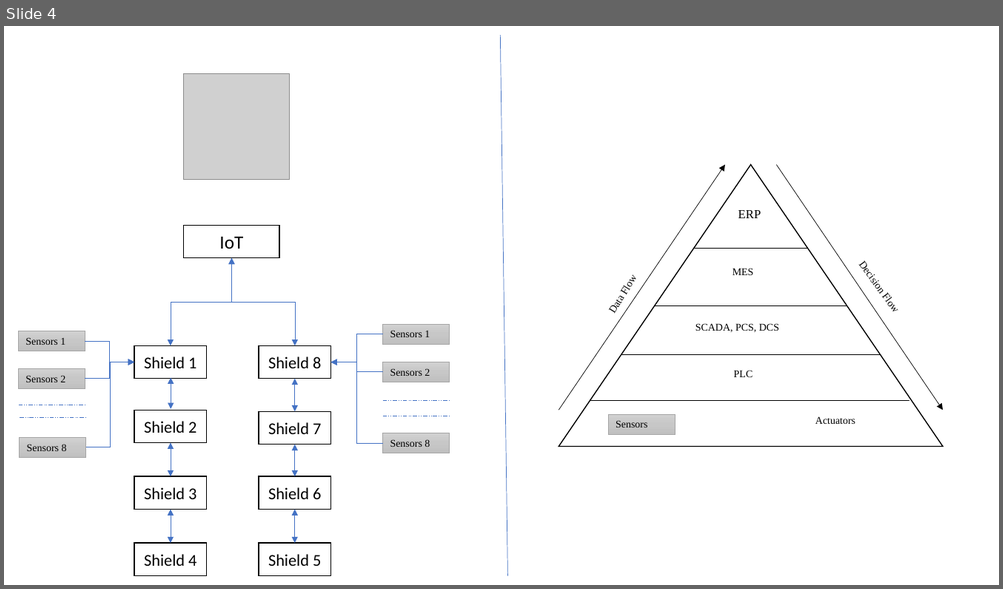
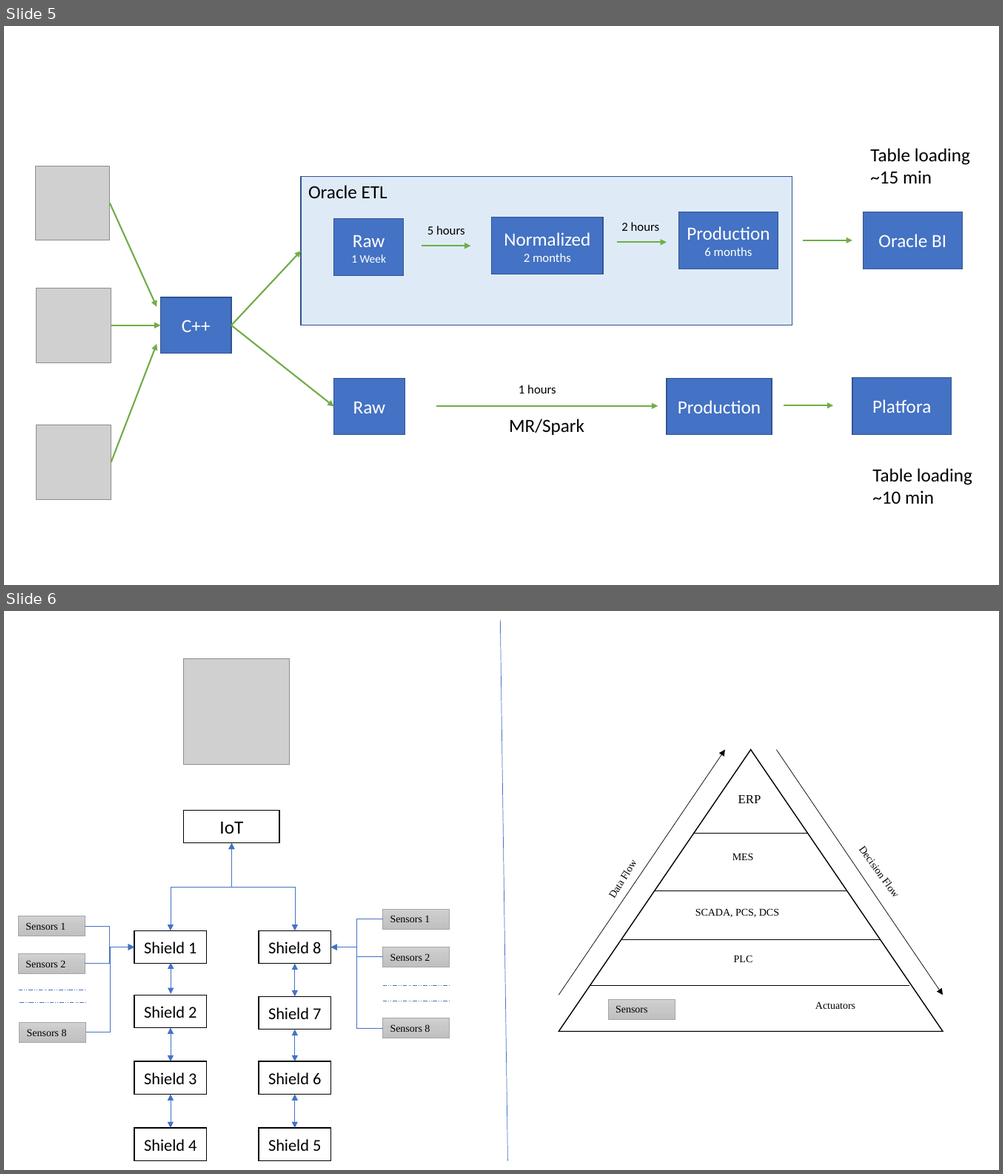
Before and after one commit to lavishthomas/PythonAlgorithms, a slide deck: SystemDesign.pptx. Shown one above the other, each under a label of ours: slide 4 before the commit, slides 5 and 6 after it. The pictures are 1003x589 and 1003x1174 pixels, drawn with LibreOffice and Linux fonts; fonts in the diff are those of the drawing; grey boxes stand for pictures. Boxes give left, top, right and bottom in pixels: in the first picture for what was removed or moved away, otherwise in the second. Text is boxed around its words. In the diff, an @@ line names an element or a change of style, - is before the commit and + after.

```diff
--- a/SystemDesign.pptx
+++ b/SystemDesign.pptx
@@ slide 5 added at box(4, 26, 999, 585), background #FFFFFF @@
@@ text added at box(870, 148, 970, 184), 18 pt, text #000000 @@
+Table loading
+~15 min
@@ picture added at box(35, 167, 110, 241) @@
@@ rectangle added at box(301, 177, 792, 326), fill #DEEBF7, outline #325491 1 pt, 18 pt, text #000000 @@
+Oracle ETL
@@ arrow added from (110, 204) to (157, 307), #70AD47 1.5 pt @@
@@ rectangle added at box(334, 218, 403, 275), fill #4472C4, outline #325491 1 pt, 11 pt, text #FFFFFF @@
+Raw
+1 Week
@@ rectangle added at box(491, 218, 603, 275), fill #4472C4, outline #325491 1 pt, 18 pt, text #FFFFFF @@
+Normalized
+2 months
@@ text added at box(621, 222, 660, 231), 12 pt, text #000000 @@
+2 hours
@@ rectangle added at box(678, 212, 778, 269), fill #4472C4, outline #325491 1 pt, 18 pt, text #FFFFFF @@
+Production
+6 months
@@ rectangle added at box(862, 212, 962, 269), fill #4472C4, outline #325491 1 pt, 18 pt, text #FFFFFF @@
+Oracle BI
@@ arrow added from (421, 246) to (470, 246), #70AD47 1.5 pt @@
@@ text added at box(427, 226, 465, 235), 12 pt, text #000000 @@
+5 hours
@@ arrow added from (617, 242) to (666, 242), #70AD47 1.5 pt @@
@@ arrow added from (802, 241) to (852, 241), #70AD47 1.5 pt @@
@@ arrow added from (232, 326) to (301, 251), #70AD47 1.5 pt @@
@@ picture added at box(36, 289, 111, 363) @@
@@ rectangle added at box(161, 298, 232, 354), fill #4472C4, outline #325491 1 pt, 18 pt, text #FFFFFF @@
+C++
@@ arrow added from (111, 326) to (161, 326), #70AD47 1.5 pt @@
@@ arrow added from (232, 326) to (334, 406), #70AD47 1.5 pt @@
@@ arrow added from (111, 463) to (157, 344), #70AD47 1.5 pt @@
@@ rectangle added at box(334, 379, 404, 435), fill #4472C4, outline #325491 1 pt, 18 pt, text #FFFFFF @@
+Raw
@@ rectangle added at box(666, 379, 771, 435), fill #4472C4, outline #325491 1 pt, 18 pt, text #FFFFFF @@
+Production
@@ rectangle added at box(852, 378, 951, 435), fill #4472C4, outline #325491 1 pt, 18 pt, text #FFFFFF @@
+Platfora
@@ text added at box(518, 385, 556, 394), 12 pt, text #000000 @@
+1 hours
@@ picture added at box(36, 425, 111, 500) @@
@@ arrow added from (437, 406) to (657, 406), #70AD47 1.5 pt @@
@@ text added at box(509, 419, 584, 435), 18 pt, text #000000 @@
+MR/Spark
@@ arrow added from (784, 406) to (833, 406), #70AD47 1.5 pt @@
@@ text added at box(872, 469, 972, 504), 18 pt, text #000000 @@
+Table loading
+~10 min
@@ what was slide 4 is now slide 6 @@
```
Also in this commit, not shown: 2 slides changed, 4 other slides added, 8 other files.
